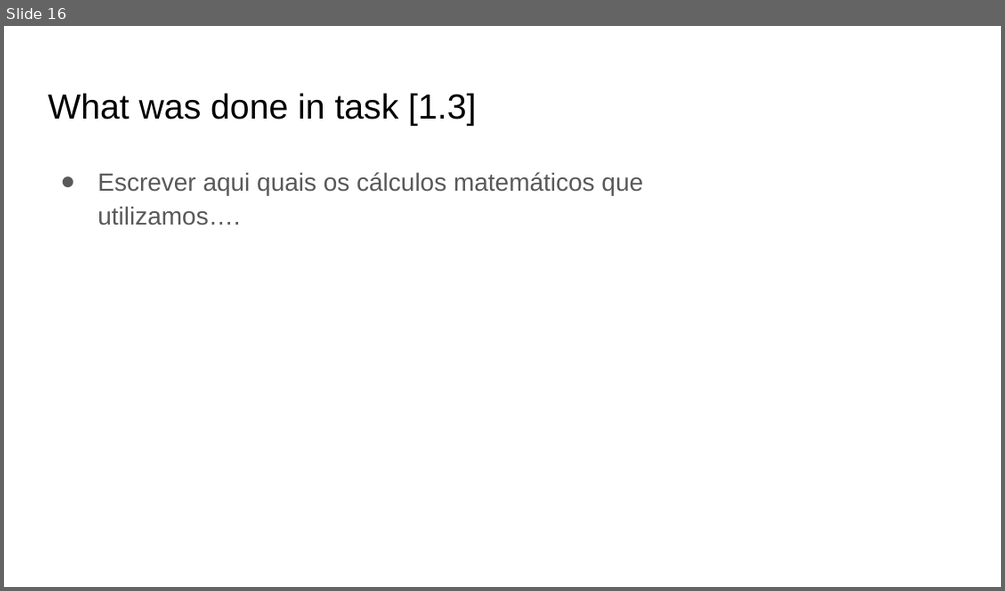
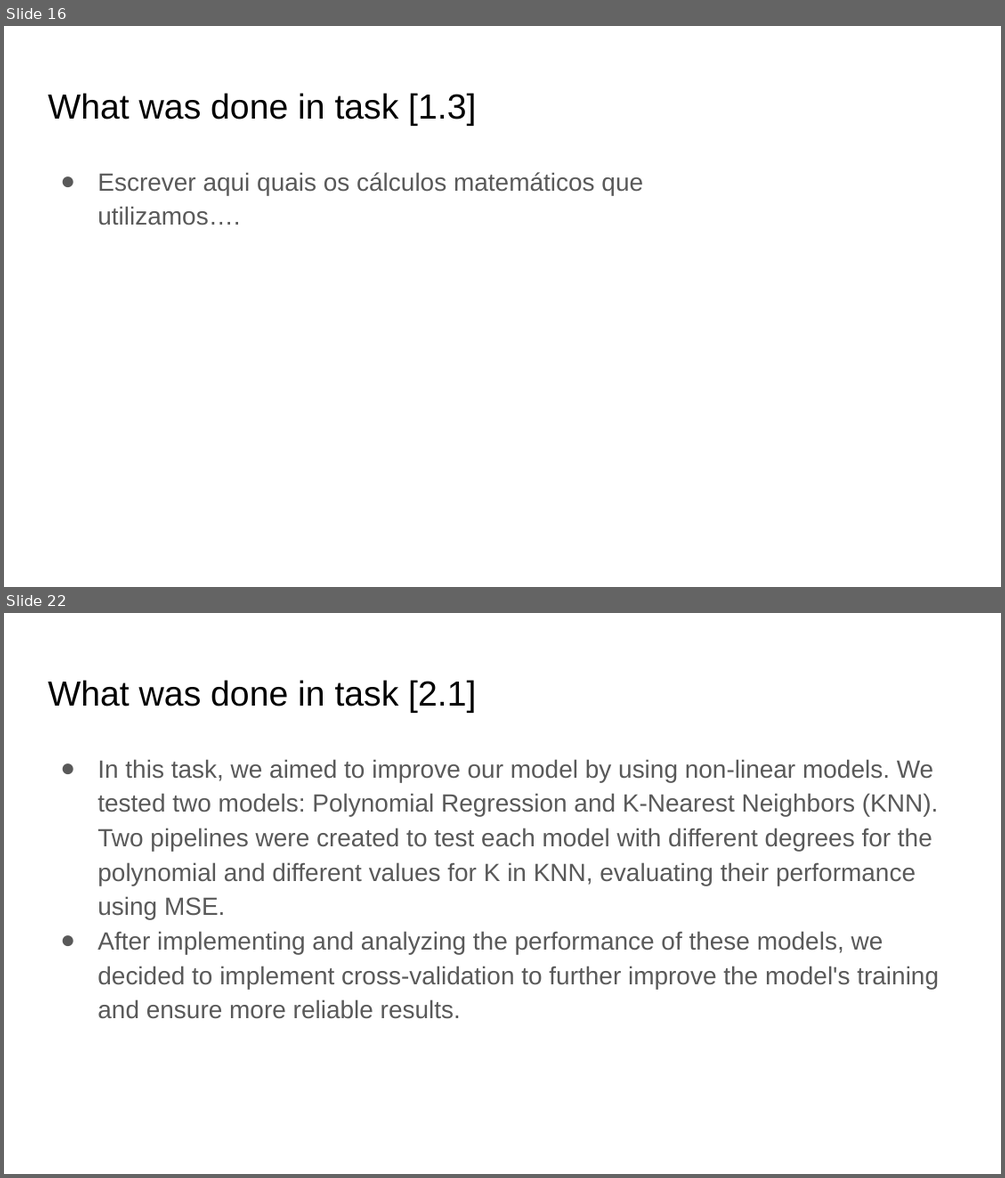
Before and after one commit to PedroFPeralta/FCT-ML-Nova-PRS2, a slide deck: ML@NOVA Team PRS.pptx. Shown one above the other, each under a label of ours: slide 16 before the commit, slides 16 and 22 after it; the slides between them are not shown. The pictures are 1005x591 and 1005x1178 pixels, drawn with LibreOffice and Linux fonts; fonts in the diff are those of the drawing. Boxes give left, top, right and bottom in pixels: in the first picture for what was removed or moved away, otherwise in the second. Text is boxed around its words. In the diff, an @@ line names an element or a change of style, - is before the commit and + after.

```diff
--- a/ML@NOVA Team PRS.pptx
+++ b/ML@NOVA Team PRS.pptx
@@ slide 22 added at [4, 613, 1001, 1174], background #FFFFFF @@
@@ title added at [48, 680, 476, 713], 25.2 pt, text #000000 @@
+What was done in task [2.1]
@@ text added at [97, 759, 938, 1019], 18 pt, text #595959 @@
+● In this task, we aimed to improve our model by using non-linear models. We tested two models: Polynomial Regression and K-Nearest Neighbors (KNN). Two pipelines were created to test each model with different degrees for the polynomial and different values for K in KNN, evaluating their performance using MSE.
+● After implementing and analyzing the performance of these models, we decided to implement cross-validation to further improve the model's training and ensure more reliable results.
```
Also in this commit, not shown: 3 slides changed, 38 other slides added, 26 slides removed.
